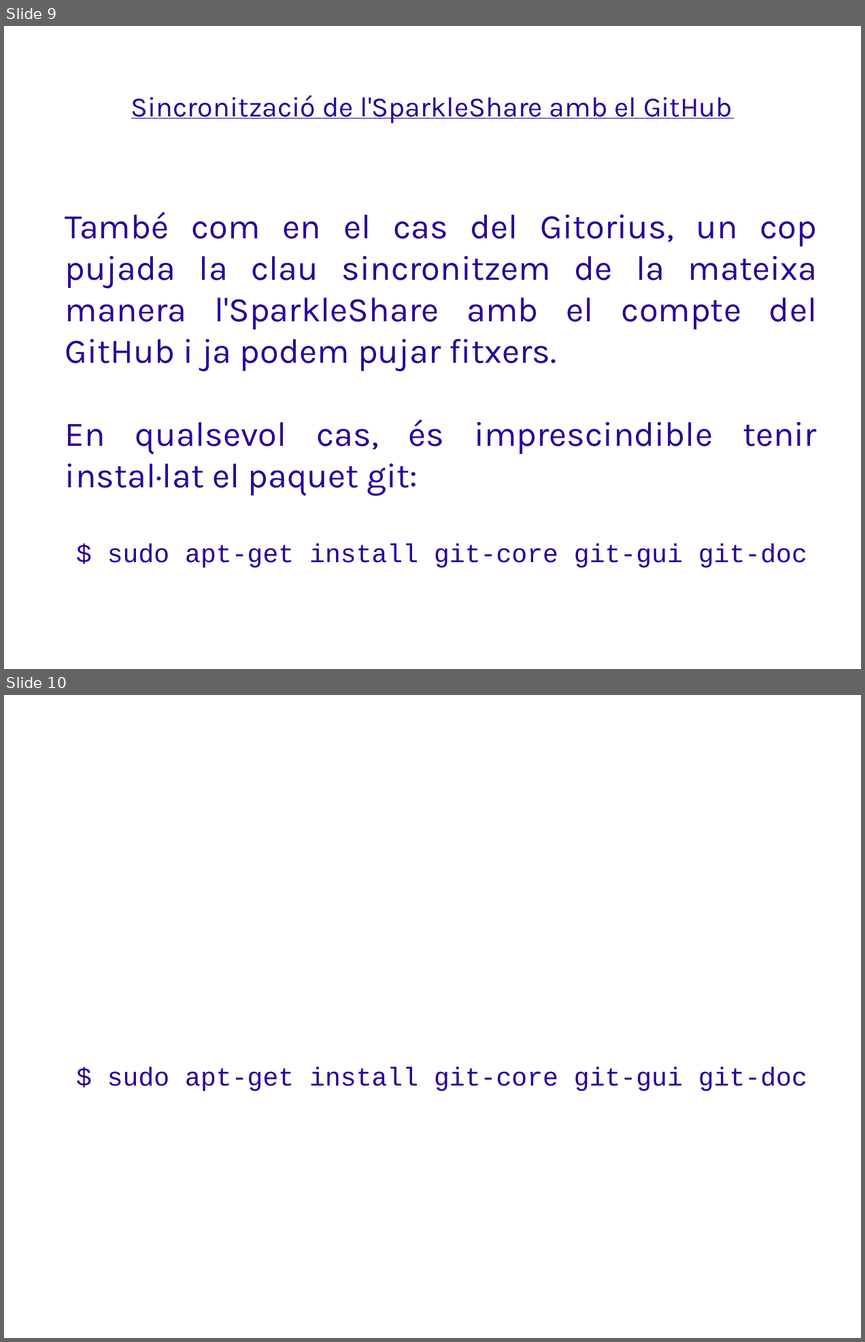
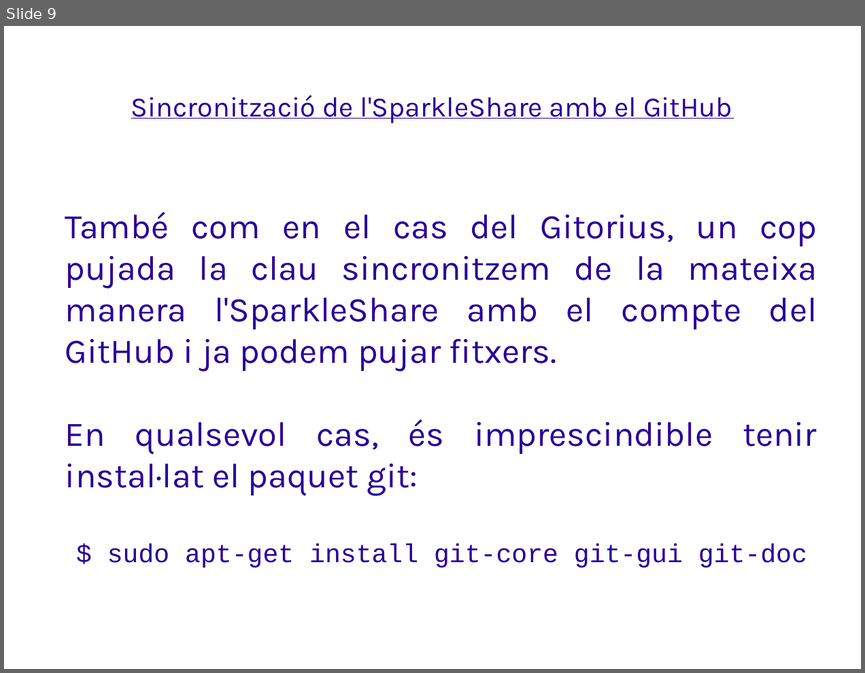
Before and after one commit to SiscoGarcia/MigracioPL, a slide deck: IntroSparkleShare.odp. Shown one above the other, each under a label of ours: slides 9 and 10 before the commit, slide 9 after it. The pictures are 865x1342 and 865x673 pixels, drawn with LibreOffice and Linux fonts; fonts in the diff are those of the drawing; background and template pictures are left out. Boxes give left, top, right and bottom in pixels: in the first picture for what was removed or moved away, otherwise in the second. Text is boxed around its words. In the diff, an @@ line names an element or a change of style, - is before the commit and + after.

```diff
--- a/IntroSparkleShare.odp
+++ b/IntroSparkleShare.odp
@@ slide 10 removed at [4, 695, 861, 1338], background picture (left out) @@
@@ subtitle removed at [107, 1067, 807, 1091] @@
-$ sudo apt-get install git-core git-gui git-doc
```
Also in this commit, not shown: 1 slide added, 1 other file.
